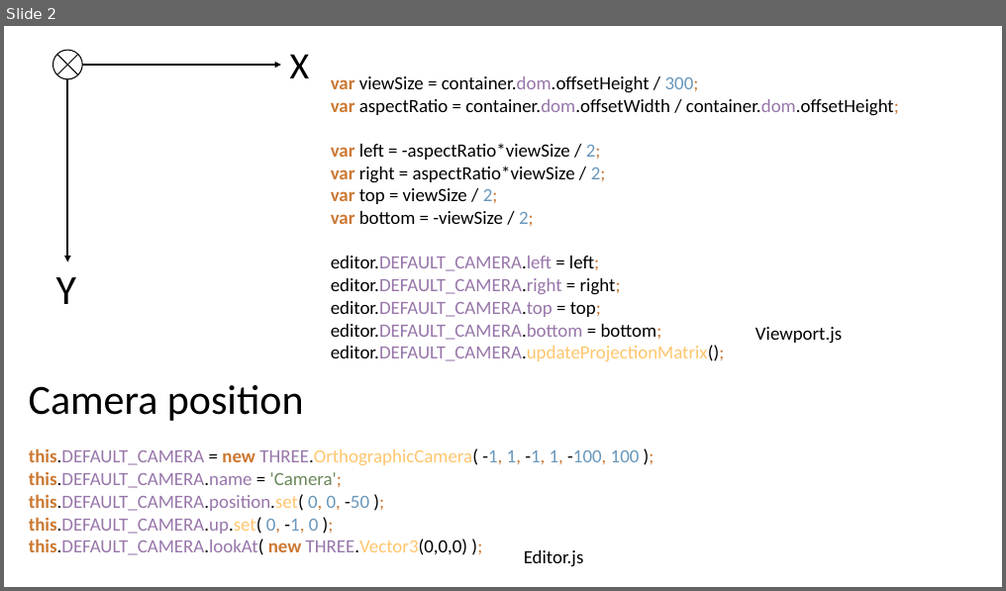
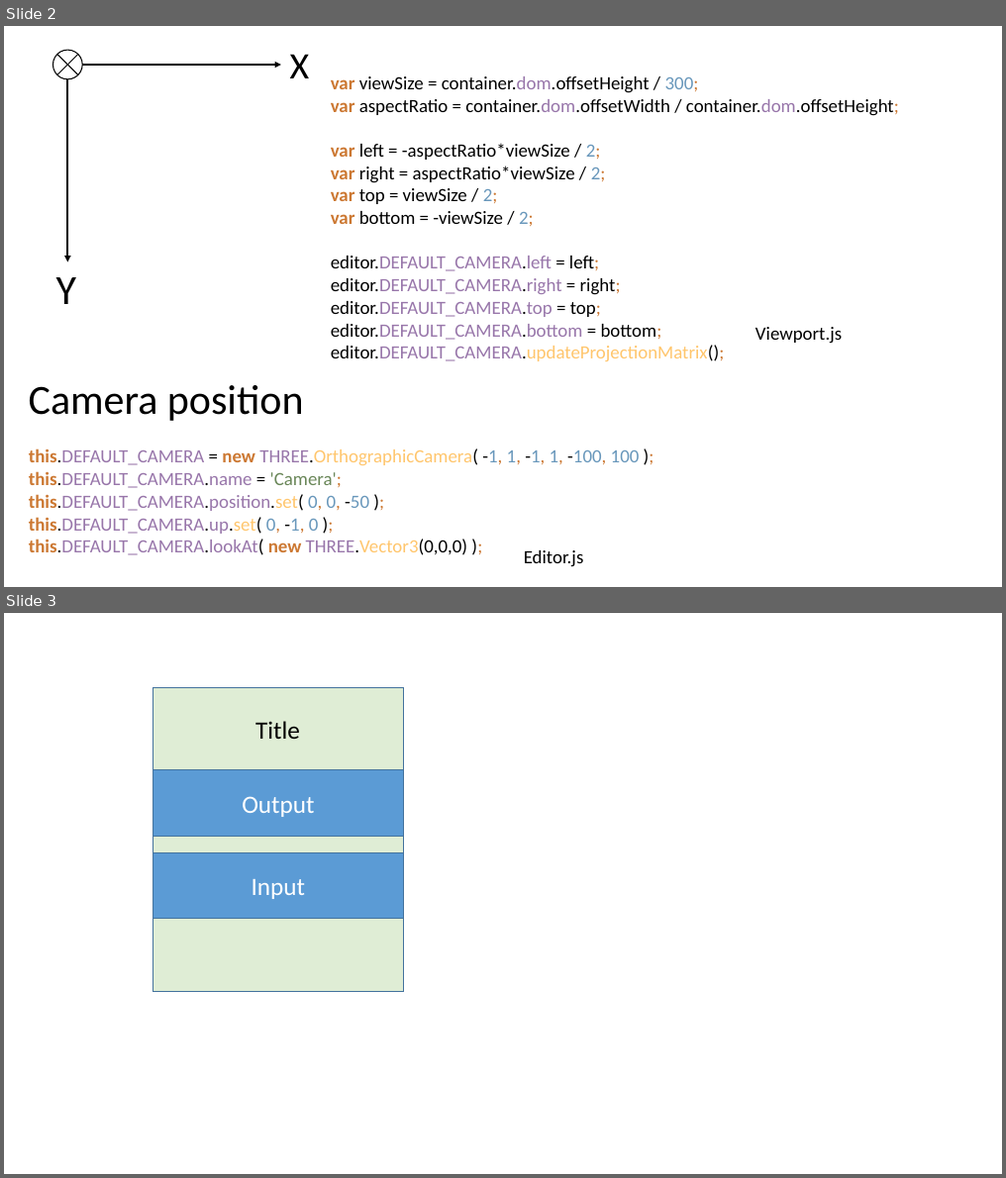
Before and after one commit to zhaozj89/Live-Emoji, a slide deck: doc/diagram.pptx. Shown one above the other, each under a label of ours: slide 2 before the commit, slides 2 and 3 after it. The pictures are 1006x591 and 1006x1178 pixels, drawn with LibreOffice and Linux fonts; fonts in the diff are those of the drawing. Boxes give left, top, right and bottom in pixels: in the first picture for what was removed or moved away, otherwise in the second. Text is boxed around its words. In the diff, an @@ line names an element or a change of style, - is before the commit and + after.

```diff
--- a/doc/diagram.pptx
+++ b/doc/diagram.pptx
@@ slide 3 added at bbox=[4, 613, 1002, 1174], background #FFFFFF @@
@@ rectangle added at bbox=[152, 688, 404, 992], fill #C5E0B4 at 55% opacity, outline #43739E 1 pt @@
@@ text added at bbox=[255, 721, 300, 739], 24 pt, text #000000 @@
+Title
@@ rectangle added at bbox=[152, 770, 404, 836], fill #5B9BD5, outline #43739E 1 pt, 24 pt, text #FFFFFF @@
+Output
@@ rectangle added at bbox=[152, 853, 404, 919], fill #5B9BD5, outline #43739E 1 pt, 24 pt, text #FFFFFF @@
+Input
```
Also in this commit, not shown: 9 other files.
